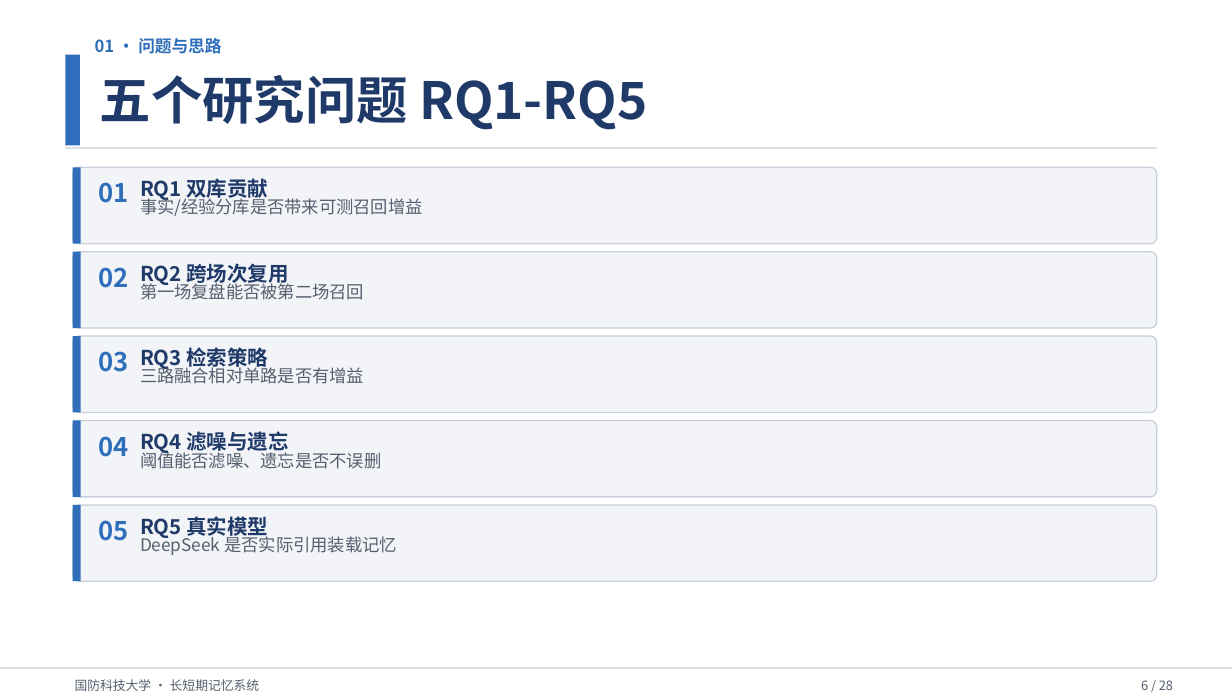
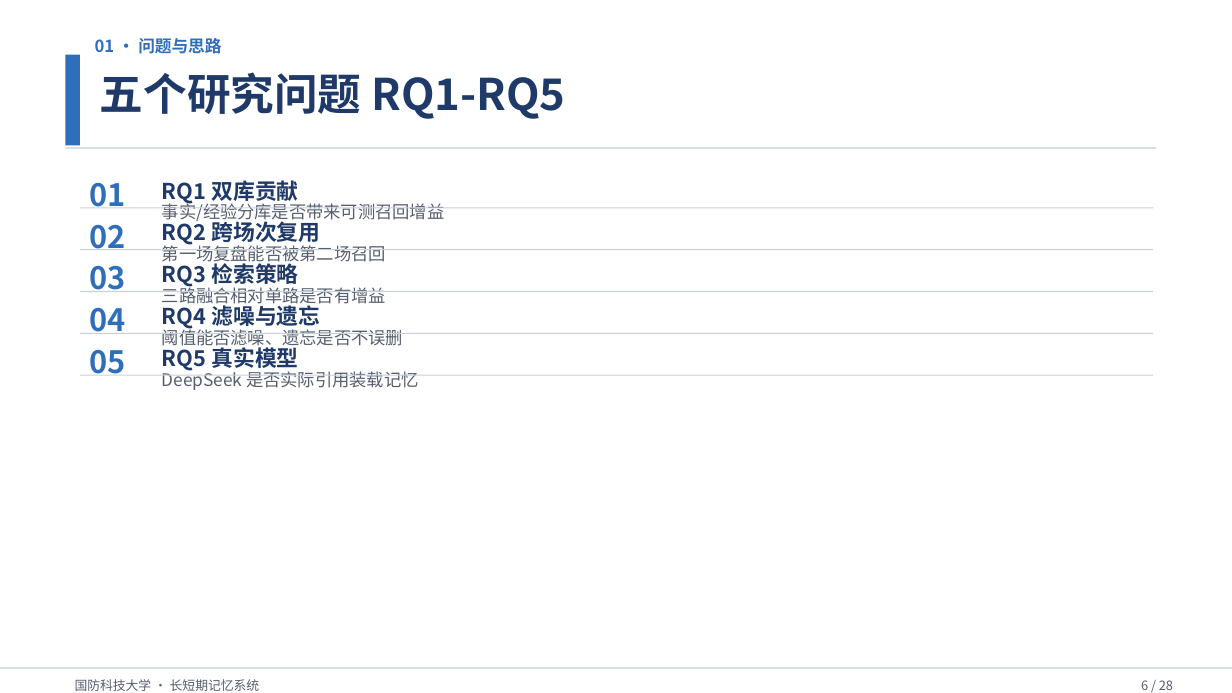
Before and after one commit to Outer-nebula-observer/yz-03, a slide deck: slide 6 of 汇报PPT/最终汇报成果.pptx. Drawn at 1232x693 pixels with LibreOffice and Linux fonts; fonts in the diff are those of the drawing. Boxes give left, top, right and bottom in pixels: in the first picture for what was removed or moved away, otherwise in the second. Text is boxed around its words. In the diff, an @@ line names an element or a change of style, - is before the commit and + after.

Commit message:
docs: PPT 版式多样化+修复换行——穿插编号列表/两栏/大数字统计，减少圆角卡疲劳
- 新增三类版式：numbered_list（轻量编号+分隔线）、two_col（两栏对照）、
  stats（大数字统计块）
- 页面分配：失败模式/研究问题/数据集协议/跨场次检索 → 编号列表；
  记忆进化依据 → 两栏；双库贡献/滤噪遗忘真模型 → 大数字统计
- 标题字号随长度动态调整（40/34/30pt），封面标题改为两行断句，
  减少错误换行；短数字/编号禁用自动换行
- 保留卡片/2×2/图文混合页，形成版式穿插
- 重新生成：最终汇报成果.pptx（28页）+ PPT内容设计.md
- 校验：28页有备注、无zip重复

```diff
--- a/汇报PPT/最终汇报成果.pptx
+++ b/汇报PPT/最终汇报成果.pptx
@@ text "五个研究问题 RQ1-RQ5" at box(100, 72, 565, 119): size 40 to 34 pt @@
@@ rounded rectangle removed at box(73, 167, 1157, 244) @@
@@ rectangle removed at box(73, 167, 81, 244) @@
@@ text "01": place and size @@
-text "01" at box(98, 182, 128, 203)
+text "01" at box(89, 183, 125, 207)
@@ text "RQ1 双库贡献": place and size @@
-text "RQ1 双库贡献" at box(186, 80, 647, 202)
+text "RQ1 双库贡献" at box(162, 180, 298, 205)
@@ rectangle added at box(80, 207, 1153, 208), fill #C8D0DC @@
@@ text "事实/经验分库是否带来可测召回增益": place and size @@
-text "事实/经验分库是否带来可测召回增益" at box(140, 196, 423, 216)
+text "事实/经验分库是否带来可测召回增益" at box(162, 201, 445, 224)
@@ text "02": place and size @@
-text "02" at box(98, 267, 128, 288)
+text "02" at box(89, 224, 125, 250)
@@ text "第一场复盘能否被第二场召回": place and size @@
-text "第一场复盘能否被第二场召回" at box(140, 280, 364, 300)
+text "第一场复盘能否被第二场召回" at box(162, 243, 386, 266)
@@ text "RQ2 跨场次复用": place and size @@
-text "RQ2 跨场次复用" at box(186, 264, 288, 286)
+text "RQ2 跨场次复用" at box(162, 219, 320, 247)
@@ rounded rectangle removed at box(73, 251, 1157, 328) @@
@@ rectangle removed at box(73, 251, 81, 328) @@
@@ text "03": place and size @@
-text "03" at box(98, 351, 128, 372)
+text "03" at box(89, 265, 125, 292)
@@ rectangle added at box(80, 250, 1153, 250), fill #C8D0DC @@
@@ text "RQ3 检索策略": place and size @@
-text "RQ3 检索策略" at box(186, 345, 268, 371)
+text "RQ3 检索策略" at box(162, 260, 298, 288)
@@ text "04": place and size @@
-text "04" at box(98, 436, 128, 457)
+text "04" at box(89, 308, 125, 334)
@@ rectangle added at box(80, 291, 1153, 292), fill #C8D0DC @@
@@ text "三路融合相对单路是否有增益" rewrapped from box(140, 365, 364, 384) to box(162, 285, 386, 308) @@
@@ text "RQ4 滤噪与遗忘": place and size @@
-text "RQ4 滤噪与遗忘" at box(186, 431, 288, 455)
+text "RQ4 滤噪与遗忘" at box(162, 302, 320, 330)
@@ text "阈值能否滤噪、遗忘是否不误删": place and size @@
-text "阈值能否滤噪、遗忘是否不误删" at box(140, 449, 381, 469)
+text "阈值能否滤噪、遗忘是否不误删" at box(162, 326, 403, 349)
@@ rounded rectangle removed at box(73, 336, 1157, 413) @@
@@ rectangle removed at box(73, 336, 81, 413) @@
@@ size 20 to 24 pt in 5 elements at box(89, 183, 125, 207), box(89, 224, 125, 250), box(89, 265, 125, 292), box(89, 308, 125, 334), box(89, 350, 125, 374) @@
@@ text "05": place and size @@
-text "05" at box(98, 520, 128, 541)
+text "05" at box(89, 350, 125, 374)
@@ rectangle added at box(80, 333, 1153, 334), fill #C8D0DC @@
@@ size 16 to 17 pt in 5 elements at box(162, 180, 298, 205), box(162, 219, 320, 247), box(162, 260, 298, 288), box(162, 302, 320, 330), box(162, 344, 298, 372) @@
@@ text "RQ5 真实模型": place and size @@
-text "RQ5 真实模型" at box(186, 514, 268, 540)
+text "RQ5 真实模型" at box(162, 344, 298, 372)
@@ rectangle added at box(80, 375, 1153, 376), fill #C8D0DC @@
@@ text "DeepSeek 是否实际引用装载记忆": place and size @@
-text "DeepSeek 是否实际引用装载记忆" at box(140, 533, 396, 555)
+text "DeepSeek 是否实际引用装载记忆" at box(162, 368, 418, 390)
@@ rounded rectangle removed at box(73, 421, 1157, 497) @@
@@ rectangle removed at box(73, 421, 81, 497) @@
@@ rounded rectangle removed at box(73, 505, 1157, 581) @@
@@ rectangle removed at box(73, 505, 81, 581) @@
```
Also in this commit, not shown: 11 other slides changed, 2 other files.
